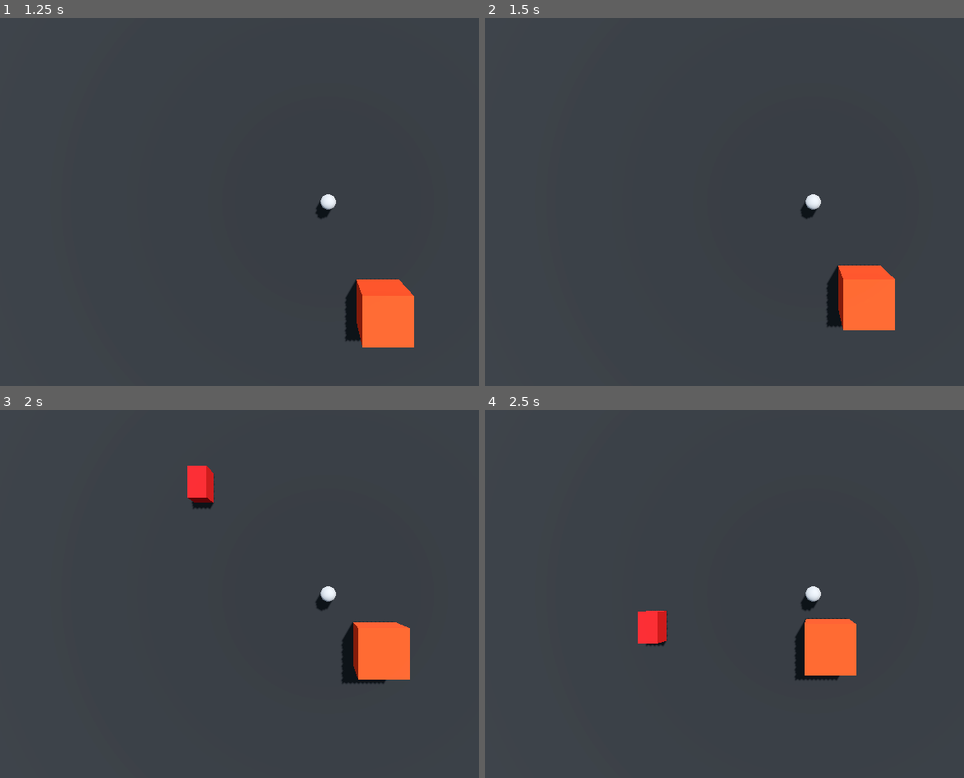
Above: before the commit, frames 1-4 (two rows, left to right).
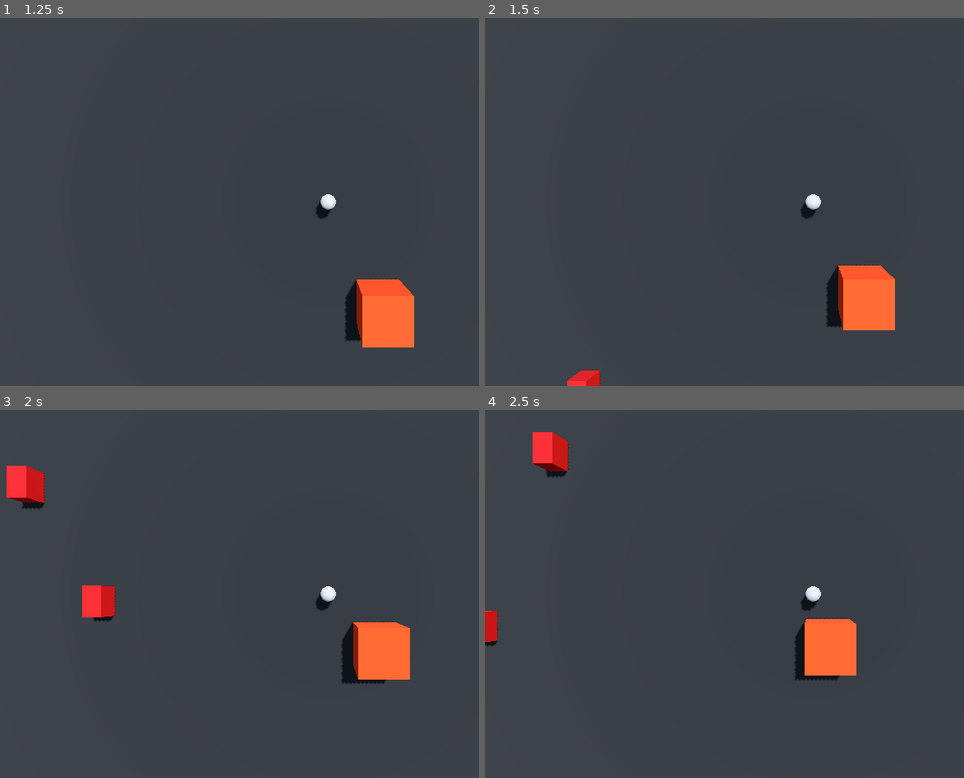
Above: after the commit, the same moments.

Repository: frqstbite/geeked-dog-incident
Game: Godot game, scene res://scenes/debug/ai.tscn
The game is run twice, just before and just after one commit, with the same random seed, the same clock (stepped at 60 frames per second) and the same inputs. The engine's default icon, where the game draws it, is replaced by a stand-in: a white triangle on a blue panel in a dark square.
Inputs:
- Up to frame 1 (1.25 s): hold Right (ui_right) from 0.53 s (still down)
- Up to frame 2 (1.5 s): release Right (ui_right) at 1.28 s; hold Down (ui_down) from 1.28 s (still down)
- Up to frame 3 (2 s): keep holding Down (ui_down)
- Up to frame 4 (2.5 s): release Down (ui_down) at 2.03 s; hold Right (ui_right) from 2.03 s (still down)

Frame 1 is identical in both runs. In frame 2, 0.2% of the frame differs, in the area x 17-25%, y 95-100%; in frame 3, 2.0%, in the area x 1-45%, y 15-58%; in frame 4, 1.6%.

Commit message:
second car

Diff:
--- a/scenes/debug/ai.tscn
+++ b/scenes/debug/ai.tscn
@@ -78,7 +78,10 @@
 transform = Transform3D(1, 0, 0, 0, -4.371139e-08, 1, 0, -1, -4.371139e-08, 0, 16, 0)
 
 [node name="Car" parent="." unique_id=905283236 instance=ExtResource("4_bufah")]
-transform = Transform3D(1.0000001, 0, -2.9802322e-08, 0, 1, 0, 2.9802322e-08, 0, 1.0000001, -5, 1, -44)
+transform = Transform3D(1.0000001, 0, -2.9802322e-08, 0, 1, 0, 2.9802322e-08, 0, 1.0000001, -17, 1, -44)
+
+[node name="Car2" parent="." unique_id=1756700776 instance=ExtResource("4_bufah")]
+transform = Transform3D(-1.0000001, 0, 1.17225106e-07, 0, 1, 0, -1.17225106e-07, 0, -1.0000001, -12, 1, 44)
 
 [node name="GeekBar" parent="." unique_id=516184198 instance=ExtResource("5_7t8gr")]
 transform = Transform3D(1, 0, 0, 0, 1, 0, 0, 0, 1, 1, 2, -15)
